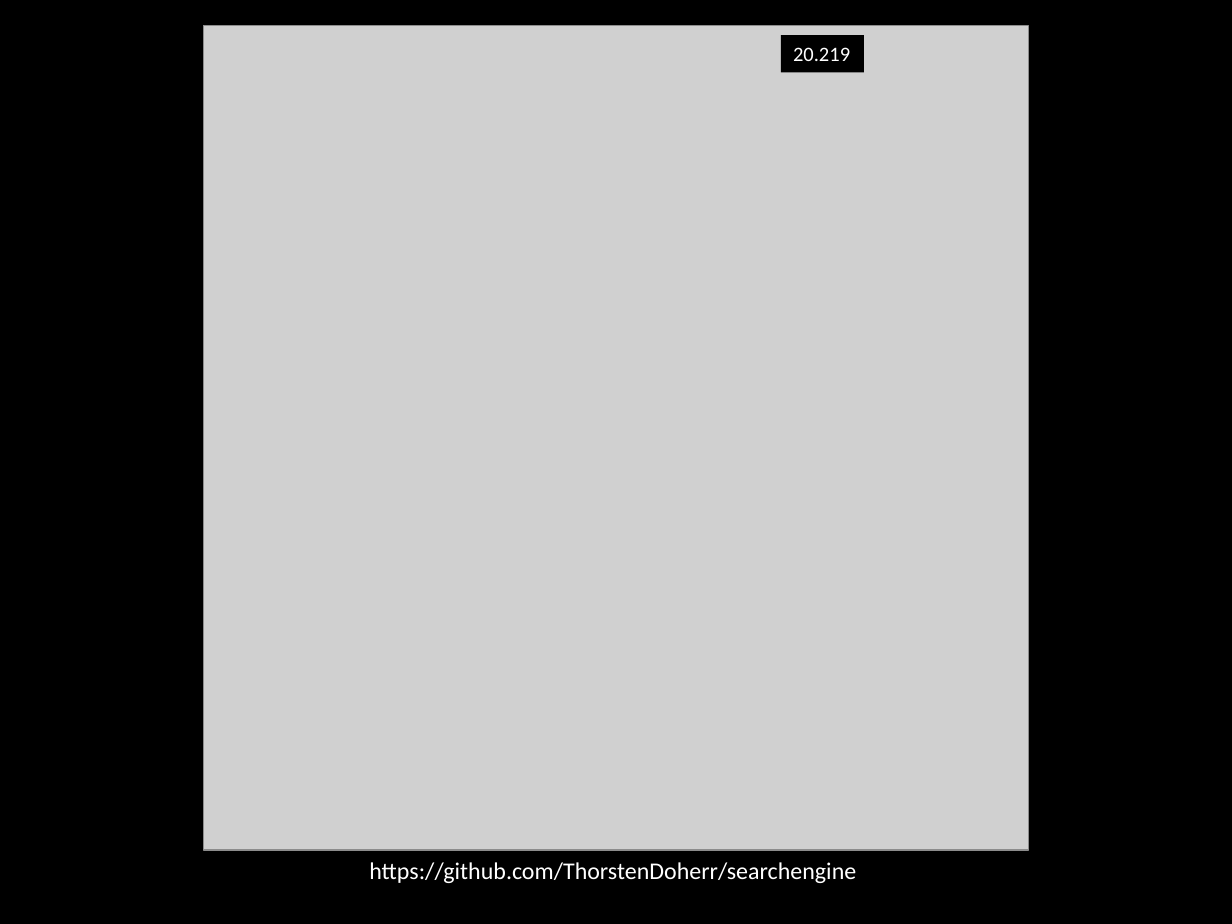
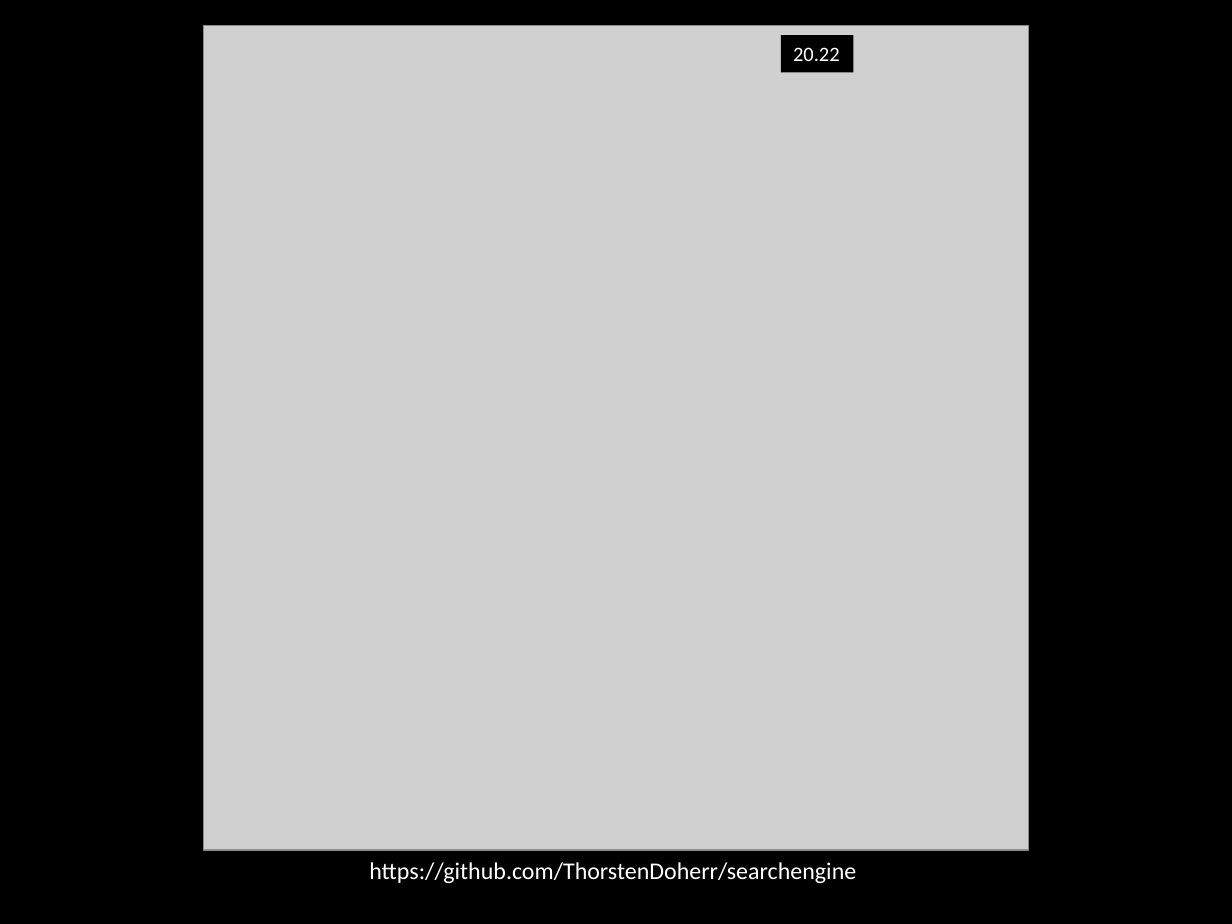
Before and after one commit to ThorstenDoherr/searchengine, a slide deck: slide 1 of doc/Manual.pptx. Drawn at 1232x924 pixels with LibreOffice and Linux fonts; fonts in the diff are those of the drawing; grey boxes stand for pictures. Boxes give left, top, right and bottom in pixels: in the first picture for what was removed or moved away, otherwise in the second. Text is boxed around its words. In the diff, an @@ line names an element or a change of style, - is before the commit and + after.

```diff
--- a/doc/Manual.pptx
+++ b/doc/Manual.pptx
@@ rectangle "20.22": place and size @@
-rectangle "20.22" at [781, 36, 864, 73]
+rectangle "20.22" at [781, 36, 854, 73]
@@ text in rectangle at [793, 47, 840, 61]: text changed @@
-20.219
+20.22
```
Also in this commit, not shown: 4 other slides changed, 1 other file.
